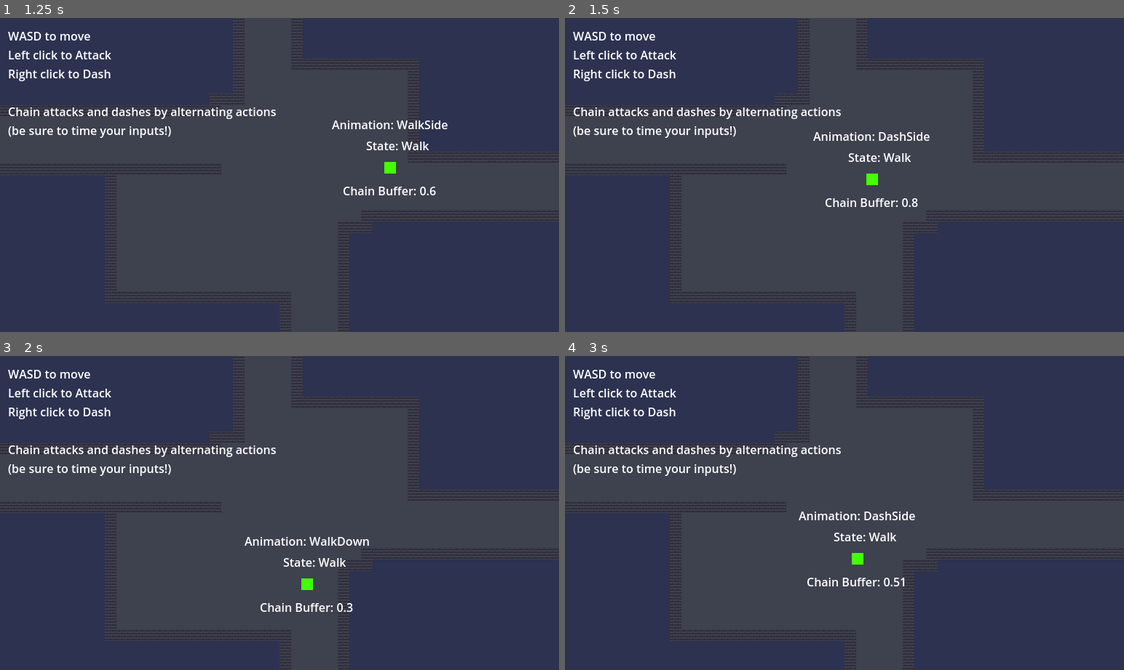
Above: before the commit, frames 1-4 (two rows, left to right).
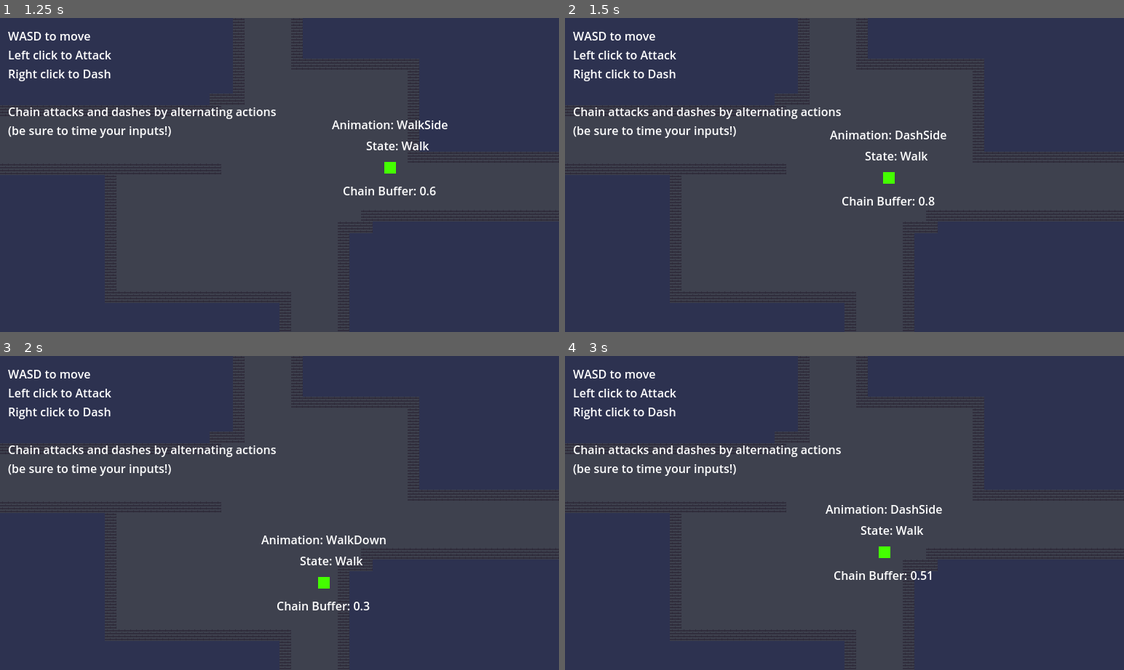
Above: after the commit, the same moments.

Repository: UVGDClub/PassTheGame_2024
Game: Godot game, scene res://src/proc_gen/GeneratingLevel.tscn
Same seed, same stepped clock (60 frames per second), same inputs: the game is played once before the commit and once after it.
Inputs (mouse positions are in pixels of both pictures, inside the frame that each line leads up to):
- Up to frame 1 (1.25 s): tap Enter at 0.5 s; move the mouse to (402, 159) at 0.52 s; hold D (right) from 0.53 s (still down); click (402, 159) at 0.6 s
- Up to frame 2 (1.5 s): tap Enter at 1.25 s; move the mouse to (732, 190) at 1.27 s; release D (right) at 1.28 s; hold S (down) from 1.28 s (still down); right-click (732, 190) at 1.35 s
- Up to frame 3 (2 s): keep holding S (down)
- Up to frame 4 (3 s): tap Enter at 2, 2.75 s; move the mouse to (900, 443) at 2.02 s; release S (down) at 2.03 s; hold D (right) 2.03-2.78 s; click (900, 443) at 2.1 s; move the mouse to (816, 575) at 2.77 s; hold W (up) from 2.78 s (still down); right-click (816, 575) at 2.85 s

Frame 1 is identical in both runs. In frame 2, 1.2% of the frame differs, in the area x 44-69%, y 35-61%; in frame 3, 1.2%; in frame 4, 1.4%, in the area x 41-68%, y 47-74%.

Commit message:
OKAY OKAY OKAY LAST TIME I CHANGE A SINGLE VALUE AND COMMIT I PROMISE

Diff:
--- a/src/player/player.gd
+++ b/src/player/player.gd
@@ -12,8 +12,8 @@
 const INPUT_CHAIN_STARTING_BUFFER = 1
 const DASH_COOLDOWN = 1
 
-const DASH_START_VEL = 1000
-const DASH_END_VEL = 1200
+const DASH_START_VEL = 800
+const DASH_END_VEL = 1000
 const DASH_TIME = 0.1
 
 const ATTACK_START_VEL = 300
